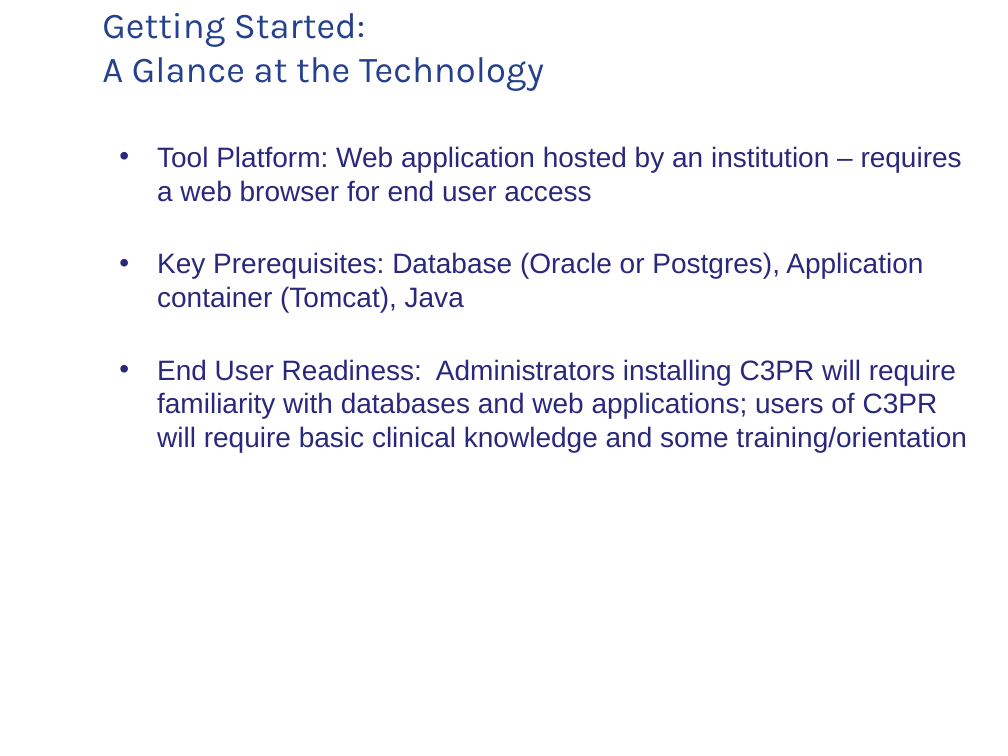
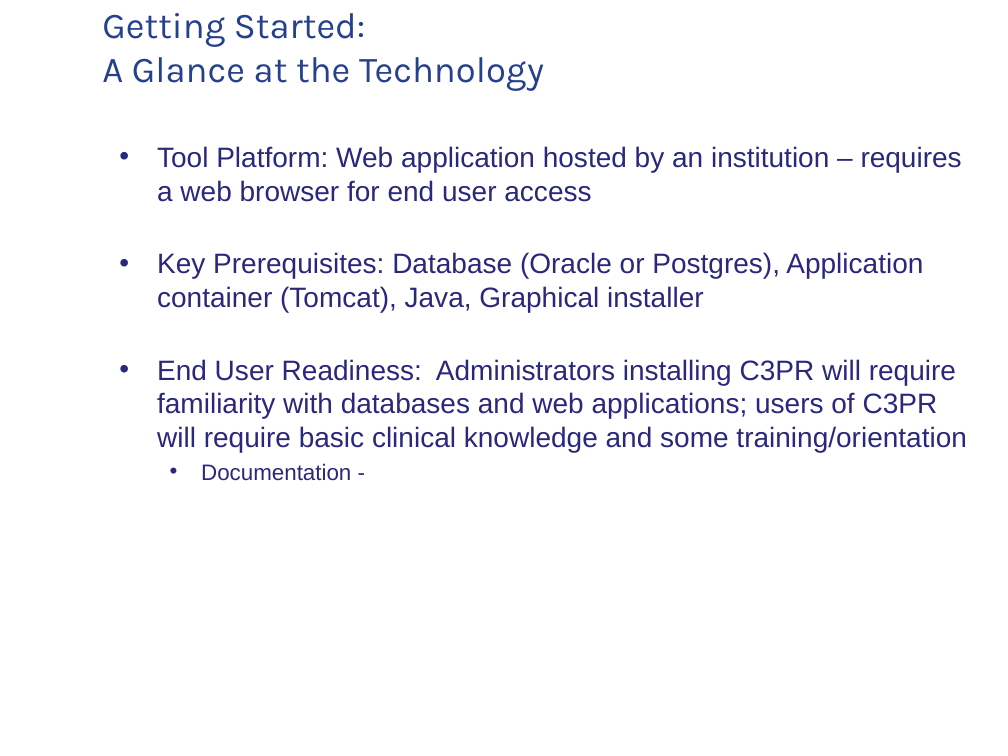
Before and after one commit to NCIP/c3pr-docs, a slide deck: slide 11 of documentation/presentations/20091210_c3pr_city_of_hope_demo/caBIG_C3PR Demo_Slides_CityofHope_wsw.pptx (slide 10 before the commit). Drawn at 1008x756 pixels with LibreOffice and Linux fonts; fonts in the diff are those of the drawing; background and template pictures are left out. Boxes give left, top, right and bottom in pixels: in the first picture for what was removed or moved away, otherwise in the second. Text is boxed around its words. In the diff, an @@ line names an element or a change of style, - is before the commit and + after.

```diff
--- a/documentation/presentations/20091210_c3pr_city_of_hope_demo/caBIG_C3PR Demo_Slides_CityofHope_wsw.pptx
+++ b/documentation/presentations/20091210_c3pr_city_of_hope_demo/caBIG_C3PR Demo_Slides_CityofHope_wsw.pptx
@@ text at [157,252,923,312]: text changed @@
-• Key Prerequisites: Database (Oracle or Postgres), Application container (Tomcat), Java
+• Key Prerequisites: Database (Oracle or Postgres), Application container (Tomcat), Java, Graphical installer
@@ text at [201,463,351,481]: paragraph added @@
+  • Documentation -
```
Also in this commit, not shown: 7 other slides changed, 1 slide added.
